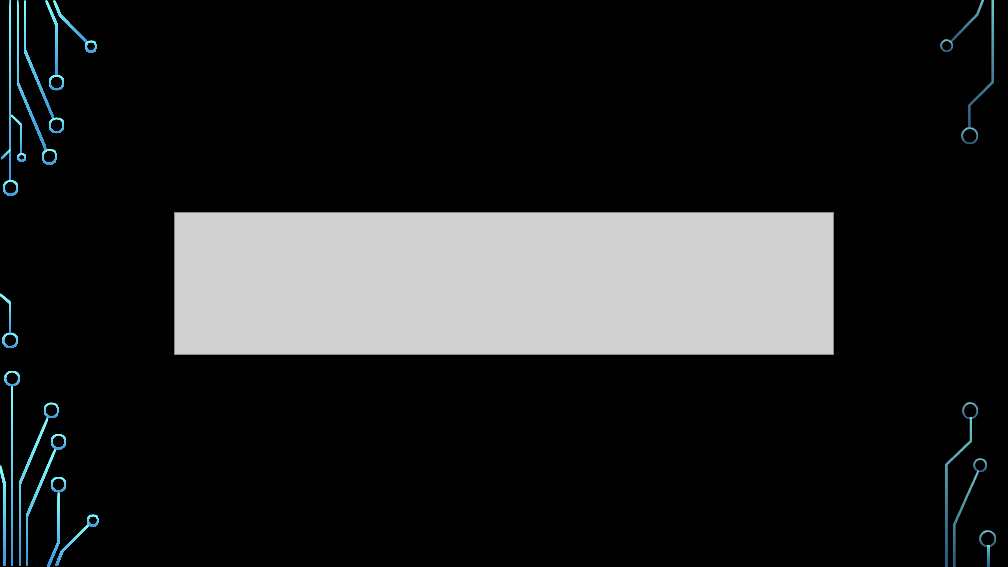
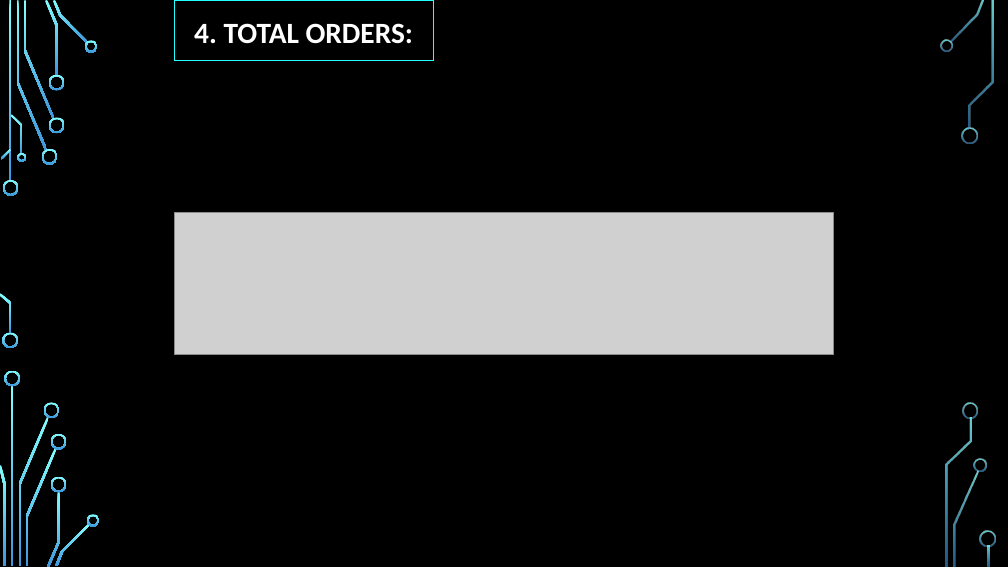
Before and after one commit to Madhavan-Vijayakumar/Projects, a slide deck: slide 5 of Portfolio Projects/Pizza Sales Analysis/SQL/PIZZA SALES REPORT.pptx. Drawn at 1008x567 pixels with LibreOffice and Linux fonts; fonts in the diff are those of the drawing; grey boxes stand for pictures; background and template pictures are left out. Boxes give left, top, right and bottom in pixels: in the first picture for what was removed or moved away, otherwise in the second. Text is boxed around its words. In the diff, an @@ line names an element or a change of style, - is before the commit and + after.

```diff
--- a/Portfolio Projects/Pizza Sales Analysis/SQL/PIZZA SALES REPORT.pptx
+++ b/Portfolio Projects/Pizza Sales Analysis/SQL/PIZZA SALES REPORT.pptx
@@ title "4. TOTAL ORDERS:": place and size @@
-title "4. TOTAL ORDERS:" at [95, 0, 913, 60]
+title "4. TOTAL ORDERS:" at [174, 0, 433, 60]
@@ title "4. TOTAL ORDERS:" at [174, 0, 433, 60]: text colour #000000 to #FFFFFF; fill none to #000000; outline none to #22FFFF 0.75 pt @@
```
Also in this commit, not shown: 16 other slides changed, 1 slide added.
